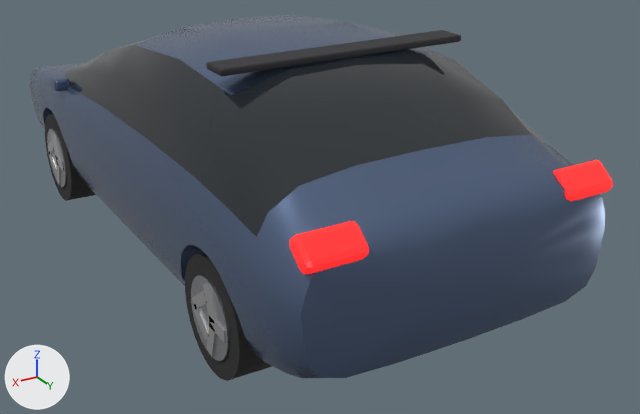
A saved change to the glTF model public/models/golf.glb.
The view is the same before and after, from a 50 mm lens placed at (2.26, 4.58, 2.39), pointed at (-0.27, 0.37, 0.29). Every picture has the same lights, and +X, +Y and +Z are marked at lower left. The first picture is the older version. Vertices at exactly the same position are counted once.

Objects in the first picture: 'body', 'spoiler', 'tail', 'wheel_fl', 'wheel_rl' and 2 more.
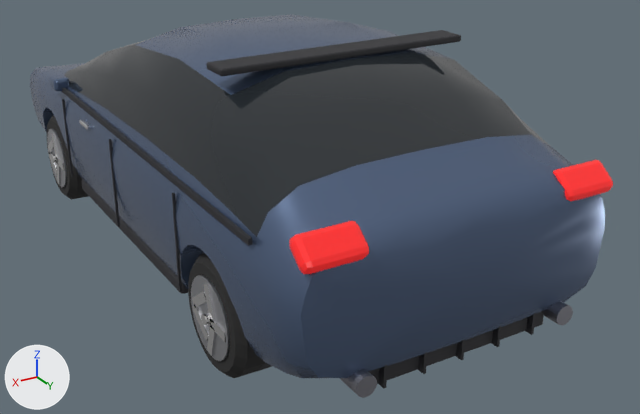
Patch to the scene script:
```diff
--- a/public/models/golf.glb.py
+++ b/public/models/golf.glb.py
@@ mat_light_rear @@
 mat_light_rear.roughness = 0.3
-mat_light_rear.emission_color = (0.72, 0.016, 0.016)  # red #dd2222
+mat_light_rear.emission_color = (0.255, 0.006, 0.006)  # red #8a1212
 mat_light_rear.emission_strength = 1.0
@@ me_cylinder_012 @@
-me_cylinder_012.from_pydata(...)  # 136 vertices, 244 faces; spans x -0.1..0.119, y -0.3..0.3, z -0.3..0.3
+me_cylinder_012.from_pydata(...)  # 312 vertices, 584 faces; spans x -0.1..0.135, y -0.3..0.3, z -0.3..0.3
+# me_cylinder_012 part 1: a new loose piece, a 16-sided cylinder along x spanning x 0.085..0.135, y -0.027..0.027, z -0.027..0.027, in mat_chrome (white #f3f3f3)
+# me_cylinder_012 part 2: a new loose piece, a box spanning x 0.089..0.119, y 0.012..0.192, z -0.025..0.025, in mat_chrome (white #f3f3f3)
+# me_cylinder_012 part 3: the loose piece of 48 vertices spanning x -0.1..0.1, y -0.3..0.3, z -0.3..0.3 is rebuilt with 96 vertices and now spans x -0.1..0.1, y -0.3..0.3, z -0.3..0.3
+# me_cylinder_012 part 4: the loose piece of 8 vertices spanning x 0.089..0.119, y -0.171..0.01, z -0.135..0.019 is rebuilt with 8 vertices and now spans x 0.089..0.119, y -0.17..0.005, z -0.133..0.013
+# me_cylinder_012 part 5: 32 vertices removed from x 0.089..0.119, y -0.204..0.204, z -0.204..0.204; 24 vertices added at x 0.08, y -0.204..0.204, z -0.204..0.204
+# other edits to the shape of me_cylinder_012 do not show in these pictures
 me_cylinder_012.materials.append(mat_tyre)
@@ me_cylinder_012 @@
 me_cylinder_012.materials.append(mat_chrome)
+me_cylinder_012.materials.append(mat_trim)  # dark grey #303035
+me_cylinder_012.materials.append(mat_brake)  # grey #9999a2
@@ ob_exhaust_001 @@
+ob_exhaust_001 = bpy.data.objects.new('exhaust.001', me_cylinder_009)  # a 20-sided cylinder along y spanning x -0.6..-0.5, y 1.9572..2.0972, z 0.26..0.36; in mat_brake (grey #9999a2)
+ob_exhaust_001.location = (0.0, 0.0, 0.0)
@@ ob_exhaust @@
+ob_exhaust = bpy.data.objects.new('exhaust', me_cylinder_008_1)  # a 20-sided cylinder along y spanning x 0.5..0.6, y 1.9572..2.0972, z 0.26..0.36; in mat_brake (grey #9999a2)
+ob_exhaust.location = (0.0, 0.0, 0.0)
@@ ob_diff_fin2 @@
+ob_diff_fin2 = bpy.data.objects.new('diff_fin2', me_cube_017)  # a box spanning x 0.409..0.423, y 1.917..2.037, z 0.22..0.34; in mat_trim (dark grey #303035)
+ob_diff_fin2.location = (0.0, 0.0, 0.0)
@@ ob_diff_fin1 @@
+ob_diff_fin1 = bpy.data.objects.new('diff_fin1', me_cube_016)  # a box spanning x 0.201..0.215, y 1.917..2.037, z 0.22..0.34; in mat_trim (dark grey #303035)
+ob_diff_fin1.location = (0.0, 0.0, 0.0)
@@ ob_diff_fin0 @@
+ob_diff_fin0 = bpy.data.objects.new('diff_fin0', me_cube_015)  # a box spanning x -0.007..0.007, y 1.917..2.037, z 0.22..0.34; in mat_trim (dark grey #303035)
+ob_diff_fin0.location = (0.0, 0.0, 0.0)
@@ ob_diff_fin_1 @@
+ob_diff_fin_1 = bpy.data.objects.new('diff_fin-1', me_cube_014)  # a box spanning x -0.215..-0.201, y 1.917..2.037, z 0.22..0.34; in mat_trim (dark grey #303035)
+ob_diff_fin_1.location = (0.0, 0.0, 0.0)
@@ ob_diff_fin_2 @@
+ob_diff_fin_2 = bpy.data.objects.new('diff_fin-2', me_cube_013)  # a box spanning x -0.423..-0.409, y 1.917..2.037, z 0.22..0.34; in mat_trim (dark grey #303035)
+ob_diff_fin_2.location = (0.0, 0.0, 0.0)
@@ ob_diffuser @@
+ob_diffuser = bpy.data.objects.new('diffuser', me_cube_012)  # 56 vertices, 108 faces; spans x -0.52..0.52, y 1.932..2.002, z 0.22..0.34; in mat_trim (dark grey #303035)
+ob_diffuser.location = (0.0, 0.0, 0.0)
@@ ob_sill @@
+ob_sill = bpy.data.objects.new('sill', me_cube_010)  # 112 vertices, 216 faces; spans x -0.83..0.83, y -0.83..0.83, z 0.2..0.3; in mat_trim (dark grey #303035)
+ob_sill.location = (0.0, 0.0, 0.0)
@@ ob_belt_trim @@
+ob_belt_trim = bpy.data.objects.new('belt_trim', me_cube_009)  # 16 vertices, 24 faces; spans x -0.86..0.86, y -0.97..1.7, z 0.86..0.88; in mat_trim (dark grey #303035)
+ob_belt_trim.location = (0.0, 0.0, 0.0)
@@ ob_handle @@
+ob_handle = bpy.data.objects.new('handle', me_cube_008)  # 112 vertices, 216 faces; spans x -0.89..0.89, y -0.47..-0.33, z 0.77..0.79; in mat_chrome (white #f3f3f3)
+ob_handle.location = (0.0, 0.0, 0.0)
@@ ob_door_cut_2 @@
+ob_door_cut_2 = bpy.data.objects.new('door_cut_2', me_cube_007)  # 16 vertices, 24 faces; spans x -0.88..0.88, y 0.94..0.96, z 0.3..0.82; in mat_trim (dark grey #303035)
+ob_door_cut_2.location = (0.0, 0.0, 0.0)
@@ ob_door_cut_1 @@
+ob_door_cut_1 = bpy.data.objects.new('door_cut_1', me_cube_006)  # 16 vertices, 24 faces; spans x -0.88..0.88, y 0.04..0.06, z 0.3..0.82; in mat_trim (dark grey #303035)
+ob_door_cut_1.location = (0.0, 0.0, 0.0)
@@ ob_door_cut_0 @@
+ob_door_cut_0 = bpy.data.objects.new('door_cut_0', me_cube_005)  # 16 vertices, 24 faces; spans x -0.88..0.88, y -0.86..-0.84, z 0.3..0.82; in mat_trim (dark grey #303035)
+ob_door_cut_0.location = (0.0, 0.0, 0.0)
```

Changed parts and their boxes [x1, y1, x2, y2] in the pictures (640 x 414 px; the box of a moved part takes in the faces that stretch with it):
'wheel_rl', reshaped: before [185, 253, 265, 381]; after [188, 253, 265, 378]
'tail', recoloured: [289, 160, 613, 274] in both
'belt_trim', added: after [62, 88, 253, 246]
'diffuser', added: after [368, 311, 544, 384]
'sill', added: after [81, 178, 188, 294]
'exhaust', added: after [340, 369, 377, 398]
'exhaust.001', added: after [542, 301, 573, 325]
'door_cut_2', added: after [172, 193, 182, 292]
'door_cut_1', added: after [109, 139, 120, 227]
'door_cut_0', added: after [62, 99, 73, 177]
'diff_fin2', added: after [378, 365, 387, 388]
'diff_fin-2', added: after [526, 313, 536, 335]
'diff_fin1', added: after [418, 352, 427, 374]
'diff_fin-1', added: after [491, 326, 501, 347]
'diff_fin0', added: after [456, 340, 465, 360]
'handle', added: after [79, 120, 91, 130]
part 1 of me_cylinder_012, added: after [201, 313, 209, 325]
part 2 of me_cylinder_012, added: after [208, 315, 227, 342]
part 3 of me_cylinder_012, rebuilt: before [185, 253, 265, 381]; after [188, 253, 265, 378]
part 4 of me_cylinder_012, rebuilt: before [192, 304, 209, 341]; after [193, 306, 209, 341]
part 5 of me_cylinder_012, moved or reshaped: [198, 275, 230, 361] in both
